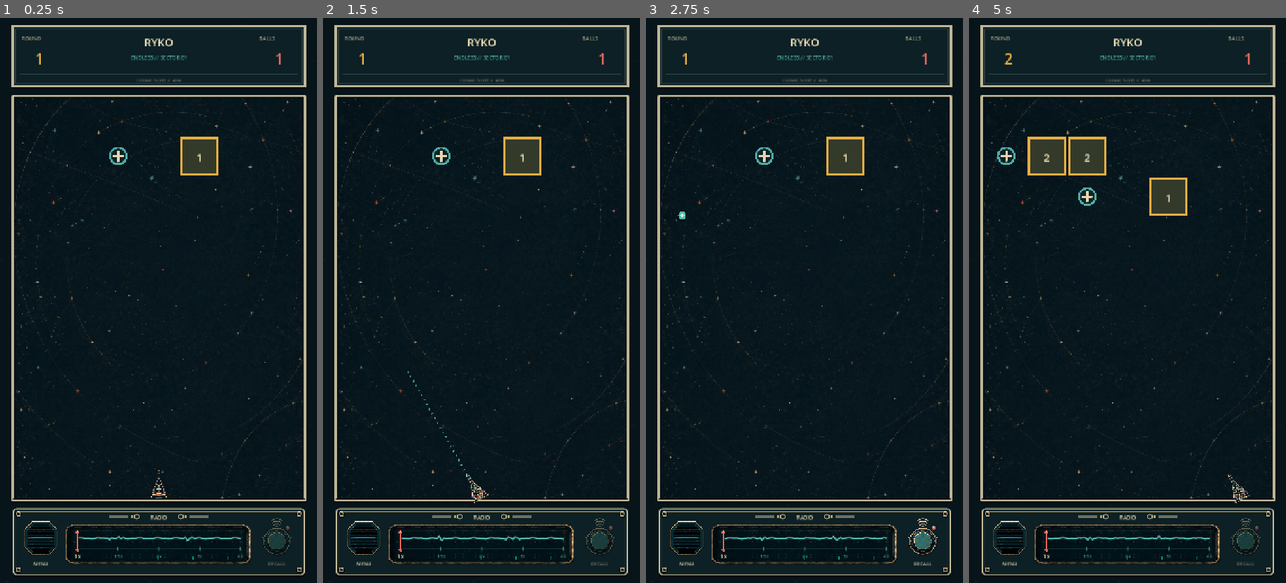
Above: before the commit, frames 1-4 (left to right).
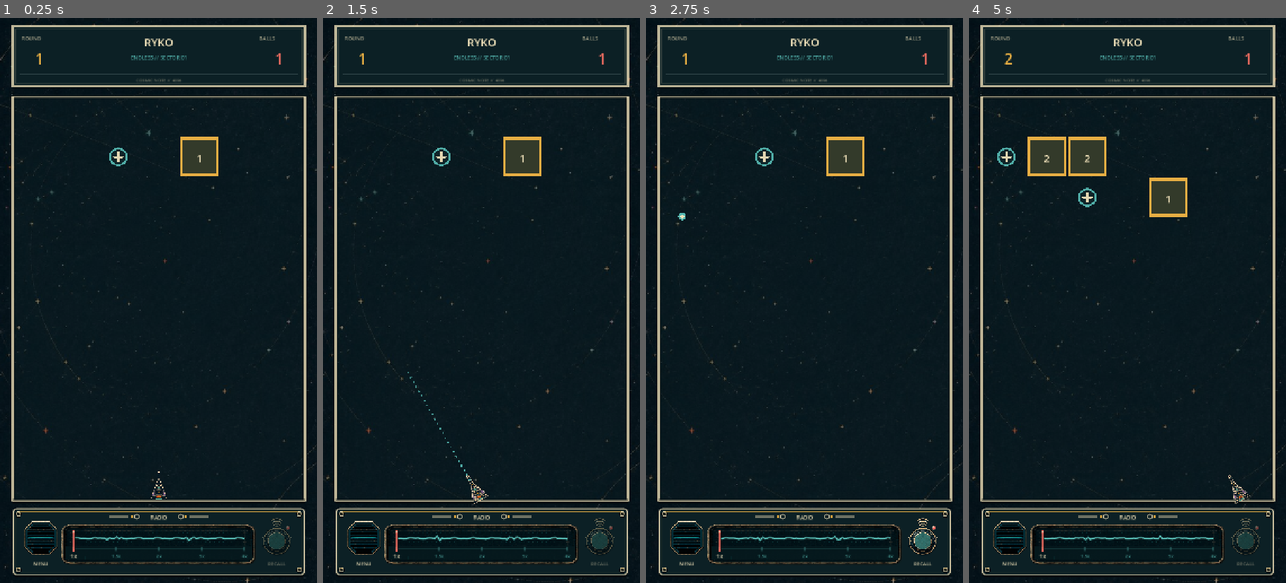
Above: after the commit, the same moments.

Repository: dfagaras/ryko-game
Game: Godot game, scene res://scenes/main.tscn
The game is run twice, just before and just after one commit, with the same random seed, the same clock (stepped at 60 frames per second) and the same inputs.
Inputs (mouse positions are in pixels of both pictures, inside the frame that each line leads up to):
- Up to frame 1 (0.25 s): no input
- Up to frame 2 (1.5 s): tap Enter at 0.5 s; move the mouse to (551, 272) at 0.52 s; click (551, 272) at 0.67 s; tap Space at 1.25 s; drag from (418, 328) to (465, 413) at 1.27 s
- Up to frame 3 (2.75 s): move the mouse to (836, 176) at 2.02 s; click (836, 176) at 2.17 s
- Up to frame 4 (5 s): drag from (1111, 413) to (1032, 215) at 2.77 s; move the mouse to (1222, 385) at 3.52 s; click (1222, 385) at 3.67 s; drag from (1032, 215) to (1079, 159) at 4.27 s

The runs differ from the first frame. In frame 1, 2.4% of the frame differs, in the area x 0-100%, y 0-100%; in frame 2, 2.4%; in frame 3, 2.3%; in frame 4, 2.6%.

Commit message:
feat: make gameplay layout responsive

Diff:
--- a/project.godot
+++ b/project.godot
@@ -18,6 +18,7 @@
 window/size/window_width_override=360
 window/size/window_height_override=640
 window/stretch/mode="canvas_items"
+window/stretch/aspect="expand"
 window/handheld/orientation=1
 
 [rendering]
--- a/scripts/main.gd
+++ b/scripts/main.gd
@@ -198,15 +198,86 @@
 var fallback_font: Font
 var rng := RandomNumberGenerator.new()
 var run_seed := 0
+var layout_viewport_size := Vector2(W, H)
+var layout_content_x := 0.0
+var layout_header_y_offset := 0.0
+var layout_board_y_offset := 0.0
+var layout_footer_y_offset := 0.0
+var layout_menu_y_offset := 0.0
+var active_draw_offset := Vector2.ZERO
 
 
 func _ready() -> void:
 	fallback_font = ThemeDB.fallback_font
+	get_viewport().size_changed.connect(_on_viewport_size_changed)
+	_update_responsive_layout()
 	_load_settings()
 	_apply_loaded_speed_setting()
 	_create_radio_audio()
 	_create_boundaries()
 	_start_new_run()
+
+
+func _on_viewport_size_changed() -> void:
+	_update_responsive_layout()
+	queue_redraw()
+
+
+func _update_responsive_layout() -> void:
+	layout_viewport_size = get_viewport_rect().size
+	if layout_viewport_size.x <= 0.0 or layout_viewport_size.y <= 0.0:
+		layout_viewport_size = Vector2(W, H)
+	layout_content_x = maxf(0.0, (layout_viewport_size.x - W) * 0.5)
+	var safe_insets := _safe_vertical_insets(layout_viewport_size)
+	var header_target_y := safe_insets.x + 18.0
+	var footer_target_y := layout_viewport_size.y - safe_insets.y - 18.0 - 152.0
+	footer_target_y = maxf(1110.0, footer_target_y)
+	layout_header_y_offset = header_target_y - 18.0
+	layout_footer_y_offset = footer_target_y - 1110.0
+	var available_top := header_target_y + 136.0 + 22.0
+	var available_bottom := footer_target_y - 14.0
+	var board_height := LAUNCH_LINE_Y - BOARD_TOP
+	var centered_board_y := available_top
+	if available_bottom - available_top > board_height:
+		centered_board_y += (available_bottom - available_top - board_height) * 0.5
+	layout_board_y_offset = centered_board_y - BOARD_TOP
+	layout_menu_y_offset = maxf(0.0, (layout_viewport_size.y - H) * 0.5)
+
+
+func _safe_vertical_insets(viewport_size: Vector2) -> Vector2:
+	var display_size := Vector2(DisplayServer.screen_get_size())
+	var safe_area := Rect2(DisplayServer.get_display_safe_area())
+	if display_size.x <= 0.0 or display_size.y <= 0.0 or safe_area.size.y <= 0.0:
+		return Vector2.ZERO
+	var scale_y := viewport_size.y / display_size.y
+	return Vector2(
+		maxf(0.0, safe_area.position.y * scale_y),
+		maxf(0.0, (display_size.y - safe_area.end.y) * scale_y)
+	)
+
+
+func _set_draw_offset(offset: Vector2) -> void:
+	active_draw_offset = offset
+	draw_set_transform(offset, 0.0, Vector2.ONE)
+
+
+func _board_screen_rect() -> Rect2:
+	return Rect2(
+		Vector2(layout_content_x + BOARD_LEFT, layout_board_y_offset + BOARD_TOP),
+		Vector2(BOARD_RIGHT - BOARD_LEFT, LAUNCH_LINE_Y - BOARD_TOP)
+	)
+
+
+func _screen_to_board(pointer: Vector2) -> Vector2:
+	return pointer - Vector2(layout_content_x, layout_board_y_offset)
+
+
+func _screen_to_footer(pointer: Vector2) -> Vector2:
+	return pointer - Vector2(layout_content_x, layout_footer_y_offset)
+
+
+func _screen_to_menu(pointer: Vector2) -> Vector2:
+	return pointer - Vector2(layout_content_x, layout_menu_y_offset)
 
 
 func _create_radio_audio() -> void:
@@ -825,7 +896,9 @@
 
 func _radio_scope_outer_rect() -> Rect2:
 	var footer := Rect2(BOARD_LEFT, 1110.0, BOARD_RIGHT - BOARD_LEFT, 152.0)
-	return Rect2(footer.position + Vector2(119.0, 37.0), Vector2(footer.size.x - 238.0, 92.0))
+	# Widen only the central glass by about 4.2%. Speaker and recall knob retain
+	# their approved positions and dimensions.
+	return Rect2(footer.position + Vector2(110.0, 37.0), Vector2(footer.size.x - 220.0, 92.0))
 
 
 func _radio_speed_track_rect() -> Rect2:
@@ -908,31 +981,33 @@
 
 func _handle_speed_needle_input(event: InputEvent) -> bool:
 	if event is InputEventScreenTouch:
-		if event.pressed and _radio_speed_interaction_rect().has_point(event.position):
+		var pointer := _screen_to_footer(event.position)
+		if event.pressed and _radio_speed_interaction_rect().has_point(pointer):
 			is_dragging_speed_needle = true
-			_update_speed_needle_drag(event.position)
+			_update_speed_needle_drag(pointer)
 			queue_redraw()
 			return true
 		if not event.pressed and is_dragging_speed_needle:
-			_update_speed_needle_drag(event.position)
+			_update_speed_needle_drag(pointer)
 			_finish_speed_needle_drag()
 			return true
 	elif event is InputEventScreenDrag and is_dragging_speed_needle:
-		_update_speed_needle_drag(event.position)
+		_update_speed_needle_drag(_screen_to_footer(event.position))
 		queue_redraw()
 		return true
 	elif event is InputEventMouseButton and event.button_index == MOUSE_BUTTON_LEFT:
-		if event.pressed and _radio_speed_interaction_rect().has_point(event.position):
+		var pointer := _screen_to_footer(event.position)
+		if event.pressed and _radio_speed_interaction_rect().has_point(pointer):
 			is_dragging_speed_needle = true
-			_update_speed_needle_drag(event.position)
+			_update_speed_needle_drag(pointer)
 			queue_redraw()
 			return true
 		if not event.pressed and is_dragging_speed_needle:
-			_update_speed_needle_drag(event.position)
+			_update_speed_needle_drag(pointer)
 			_finish_speed_needle_drag()
 			return true
 	elif event is InputEventMouseMotion and is_dragging_speed_needle:
-		_update_speed_needle_drag(event.position)
+		_update_speed_needle_drag(_screen_to_footer(event.position))
 		queue_redraw()
 		return true
 	return false
@@ -997,13 +1072,13 @@
 
 	if menu_open:
 		if pressed_position.x >= 0.0:
-			_handle_menu_press(pressed_position)
+			_handle_menu_press(_screen_to_menu(pressed_position))
 		return
 
 	if _handle_speed_needle_input(event):
 		return
 
-	if pressed_position.x >= 0.0 and _menu_button_rect().has_point(pressed_position):
+	if pressed_position.x >= 0.0 and _menu_button_rect().has_point(_screen_to_footer(pressed_position)):
 		_open_menu()
 		return
 
@@ -1015,15 +1090,15 @@
 		return
 
 	if state == TurnState.FIRING:
-		if event is InputEventScreenTouch and event.pressed and _recall_button_rect().has_point(event.position):
+		if event is InputEventScreenTouch and event.pressed and _recall_button_rect().has_point(_screen_to_footer(event.position)):
 			_recall_volley()
-		elif event is InputEventMouseButton and event.button_index == MOUSE_BUTTON_LEFT and event.pressed and _recall_button_rect().has_point(event.position):
+		elif event is InputEventMouseButton and event.button_index == MOUSE_BUTTON_LEFT and event.pressed and _recall_button_rect().has_point(_screen_to_footer(event.position)):
 			_recall_volley()
 		return
 
 	# The radio console is deliberately outside the aiming surface. Its right
 	# control is reserved for a future feature and must not accidentally shoot.
-	if pressed_position.y >= 1110.0:
+	if pressed_position.x >= 0.0 and not _board_screen_rect().has_point(pressed_position):
 		return
 
 	if state != TurnState.AIMING:
@@ -1031,21 +1106,21 @@
 
 	if event is InputEventScreenTouch:
 		if event.pressed:
-			_begin_aim(event.position)
+			_begin_aim(_screen_to_board(event.position))
 		elif aim_gesture_active:
 			_release_aim()
 		queue_redraw()
 	elif event is InputEventScreenDrag and aim_gesture_active:
-		_update_drag_aim(event.position)
+		_update_drag_aim(_screen_to_board(event.position))
 		queue_redraw()
 	elif event is InputEventMouseButton and event.button_index == MOUSE_BUTTON_LEFT:
 		if event.pressed:
-			_begin_aim(event.position)
+			_begin_aim(_screen_to_board(event.position))
 		elif aim_gesture_active:
 			_release_aim()
 		queue_redraw()
 	elif event is InputEventMouseMotion and aim_gesture_active and Input.is_mouse_button_pressed(MOUSE_BUTTON_LEFT):
-		_update_drag_aim(event.position)
+		_update_drag_aim(_screen_to_board(event.position))
 		queue_redraw()
 
 
@@ -1726,10 +1801,16 @@
 
 
 func _draw() -> void:
-	draw_rect(Rect2(Vector2.ZERO, Vector2(W, H)), BG)
-	_draw_paper_texture(Rect2(Vector2.ZERO, Vector2(W, H)), Color(PAPER_FIBER, 0.055), 96)
+	_update_responsive_layout()
+	_set_draw_offset(Vector2.ZERO)
+	var full_area := Rect2(Vector2.ZERO, layout_viewport_size)
+	_draw_fullscreen_background(full_area)
+
+	_set_draw_offset(Vector2(layout_content_x, layout_header_y_offset))
+	_draw_header()
+
+	_set_draw_offset(Vector2(layout_content_x, layout_board_y_offset))
 	_draw_playfield()
-	_draw_header()
 	_draw_launch_line()
 	_draw_blocks()
 	_draw_pickups()
@@ -1745,11 +1826,39 @@
 			_draw_aim_guide()
 
 	_draw_active_balls()
+
+	_set_draw_offset(Vector2(layout_content_x, layout_footer_y_offset))
 	_draw_footer()
+
+	_set_draw_offset(Vector2(layout_content_x, layout_board_y_offset))
 	if state == TurnState.GAME_OVER:
 		_draw_game_over()
 	if menu_open:
+		_set_draw_offset(Vector2.ZERO)
+		draw_rect(full_area, Color(BG, 0.965), true)
+		_set_draw_offset(Vector2(layout_content_x, layout_menu_y_offset))
 		_draw_menu_overlay()
+	_set_draw_offset(Vector2.ZERO)
+
+
+func _draw_fullscreen_background(area: Rect2) -> void:
+	draw_rect(area, BG, true)
+	_draw_paper_texture(area, Color(PAPER_FIBER, 0.055), maxi(96, int(area.size.y / 10.0)))
+	if selected_background < 0 or selected_background >= BACKGROUND_TEXTURES.size():
+		return
+	var texture_alpha := 0.82 if selected_background != 4 else 0.70
+	_draw_texture_cover(BACKGROUND_TEXTURES[selected_background], area, Color(1.0, 1.0, 1.0, texture_alpha))
+	draw_rect(area, Color(BG, 0.10 if selected_background != 4 else 0.16), true)
+
+
+func _draw_texture_cover(texture: Texture2D, area: Rect2, tint: Color) -> void:
+	var texture_size := texture.get_size()
+	if texture_size.x <= 0.0 or texture_size.y <= 0.0:
+		return
+	var cover_scale := maxf(area.size.x / texture_size.x, area.size.y / texture_size.y)
+	var source_size := area.size / cover_scale
+	var source_position := (texture_size - source_size) * 0.5
+	draw_texture_rect_region(texture, area, Rect2(source_position, source_size), tint)
 
 
 func _draw_playfield() -> void:
@@ -1758,9 +1867,8 @@
 		Vector2(BOARD_LEFT, BOARD_TOP),
 		Vector2(BOARD_RIGHT - BOARD_LEFT, playfield_bottom - BOARD_TOP)
 	)
-	draw_rect(playfield_rect, PLAYFIELD_BG, true)
+	draw_rect(playfield_rect, Color(PLAYFIELD_BG, 0.28), true)
 	_draw_paper_texture(playfield_rect, Color(PAPER_FIBER, 0.07), 72)
-	_draw_selected_background(playfield_rect)
 	var wall_color := Color(CREAM, 0.78)
 	draw_line(Vector2(BOARD_LEFT, BOARD_TOP), Vector2(BOARD_LEFT, playfield_bottom), Color(PAPER_SHADOW, 0.72), 8.0, true)
 	draw_line(Vector2(BOARD_RIGHT, BOARD_TOP), Vector2(BOARD_RIGHT, playfield_bottom), Color(PAPER_SHADOW, 0.72), 8.0, true)
@@ -2232,6 +2340,13 @@
 	draw_texture_rect_region(RADIO_WAVEBOARD_TEXTURE, scope_outer, RADIO_WAVEBOARD_SOURCE_RECT)
 	var wave_rect := _radio_speed_track_rect()
 	_draw_radio_waveform(wave_rect)
+	# Hide the redundant raster graduations so the five functional speed stops
+	# are the only scale marks visible.
+	var scale_mask := Rect2(
+		Vector2(scope_outer.position.x + 10.0, wave_rect.end.y + 2.0),
+		Vector2(scope_outer.size.x - 20.0, 29.0)
+	)
+	draw_rect(scale_mask, Color("#06191d", 0.94), true)
 	_draw_radio_speed_control(scope_outer, wave_rect)
 	_draw_integrated_recall_knob(Vector2(rect.end.x - 64.0, rect.position.y + 69.0))
 
@@ -2383,7 +2498,6 @@
 
 
 func _draw_menu_overlay() -> void:
-	draw_rect(Rect2(Vector2.ZERO, Vector2(W, H)), Color(BG, 0.965), true)
 	var panel := Rect2(24.0, 24.0, W - 48.0, H - 48.0)
 	draw_rect(panel, Color(PANEL, 0.985), true)
 	draw_rect(panel, Color(CREAM, 0.76), false, 3.0, true)
@@ -2656,9 +2770,9 @@
 		var center: Vector2 = power["position"]
 		var orientation := String(power["orientation"])
 		var alpha := 0.48 if bool(power["activated"]) else 0.90
-		draw_set_transform(center, PI * 0.5 if orientation == "vertical" else 0.0, Vector2.ONE)
+		draw_set_transform(active_draw_offset + center, PI * 0.5 if orientation == "vertical" else 0.0, Vector2.ONE)
 		_draw_cell_texture(ICON_POWER_ION, Rect2(Vector2(-26.0, -26.0), Vector2(52.0, 52.0)), alpha)
-		draw_set_transform(Vector2.ZERO, 0.0, Vector2.ONE)
+		draw_set_transform(active_draw_offset, 0.0, Vector2.ONE)
 
 
 func _draw_ghost_cores() -> void:
@@ -2820,9 +2934,9 @@
 
 func _draw_launcher() -> void:
 	var rotation := Vector2.UP.angle_to(aim_direction.normalized())
-	draw_set_transform(launcher, rotation, Vector2.ONE)
+	draw_set_transform(active_draw_offset + launcher, rotation, Vector2.ONE)
 	draw_texture_rect(LAUNCHER_TEXTURE, Rect2(-30.0, -70.0, 60.0, 70.0), false)
-	draw_set_transform(Vector2.ZERO, 0.0, Vector2.ONE)
+	draw_set_transform(active_draw_offset, 0.0, Vector2.ONE)
 
 
 func _draw_game_over() -> void:
